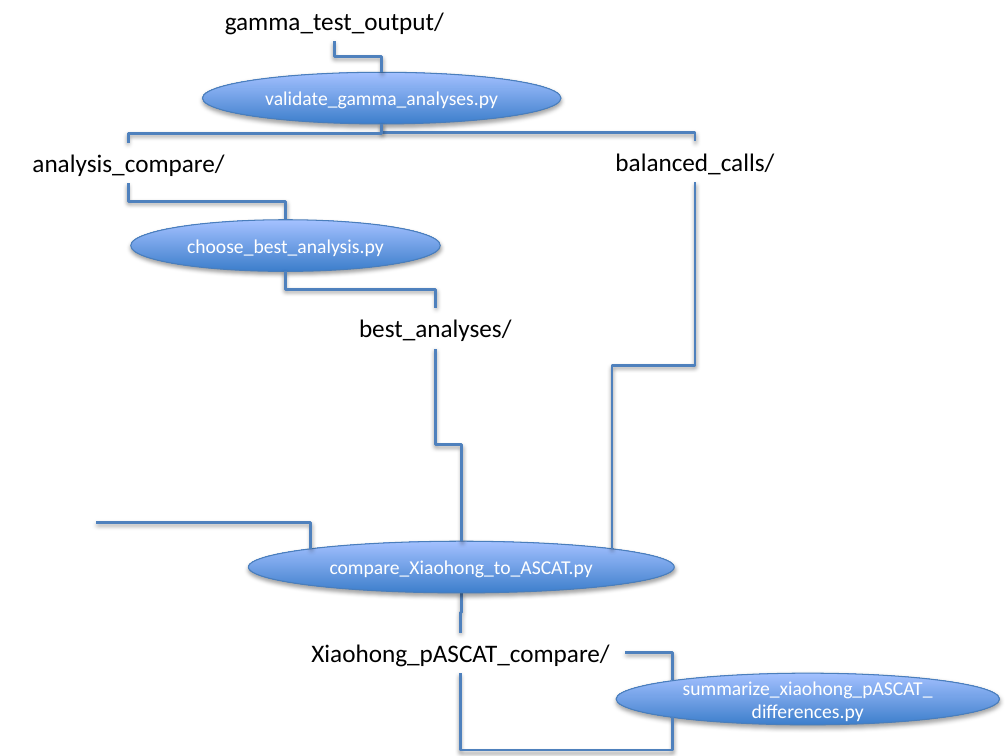
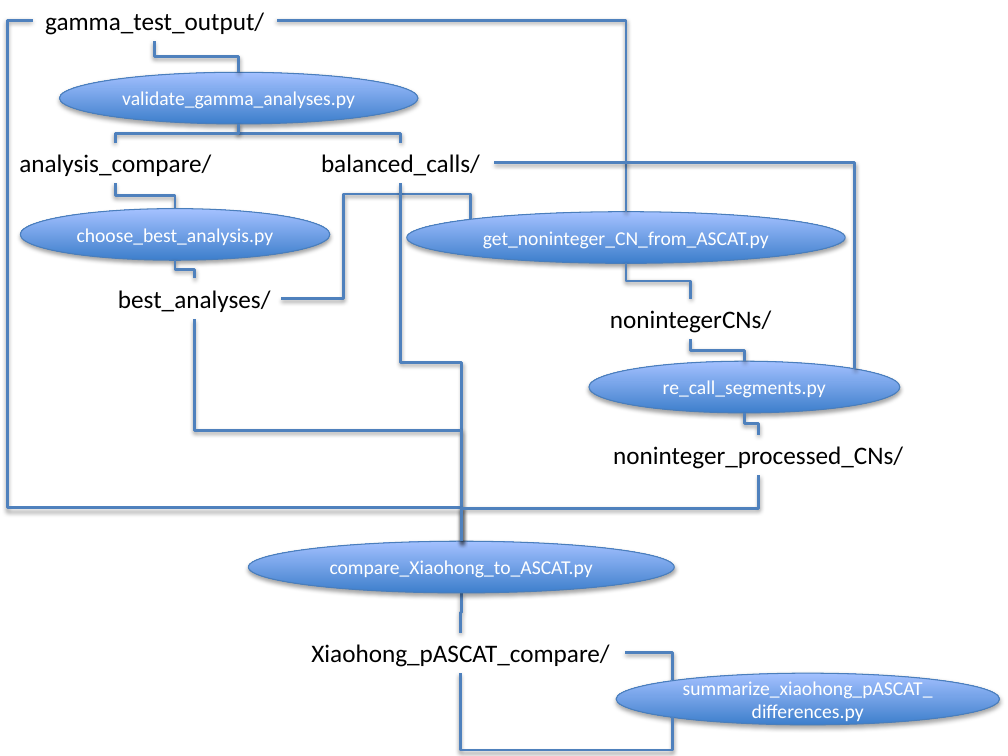
Before and after one commit to luciansmith/kuhner-python, a slide deck: slide 2 of Python program structure.pptx. Drawn at 1008x756 pixels with LibreOffice and Linux fonts; fonts in the diff are those of the drawing. Boxes give left, top, right and bottom in pixels: in the first picture for what was removed or moved away, otherwise in the second. Text is boxed around its words. In the diff, an @@ line names an element or a change of style, - is before the commit and + after.

```diff
--- a/Python program structure.pptx
+++ b/Python program structure.pptx
@@ elbow line added from (462, 541) to (33, 20), #4F81BD 2 pt @@
@@ text "gamma_test_output/": place and size @@
-text "gamma_test_output/" at bbox=[225, 12, 444, 35]
+text "gamma_test_output/" at bbox=[45, 12, 264, 35]
@@ elbow line added from (626, 212) to (277, 20), #4F81BD 2 pt @@
@@ elbow line moved from (382, 73) - (335, 40) to (239, 73) - (155, 40) @@
@@ ellipse "validate_gamma_analyses.py": place and size @@
-ellipse "validate_gamma_analyses.py" at bbox=[203, 73, 561, 124]
+ellipse "validate_gamma_analyses.py" at bbox=[59, 73, 418, 124]
@@ text "analysis_compare/": place and size @@
-text "analysis_compare/" at bbox=[32, 154, 224, 176]
+text "analysis_compare/" at bbox=[19, 154, 211, 176]
@@ elbow line moved from (382, 124) - (129, 142) to (239, 124) - (116, 142) @@
@@ elbow line moved from (382, 124) - (695, 141) to (239, 124) - (400, 142) @@
@@ text "balanced_calls/": place and size @@
-text "balanced_calls/" at bbox=[615, 153, 774, 175]
+text "balanced_calls/" at bbox=[321, 154, 480, 176]
@@ elbow line added from (855, 369) to (494, 163), #4F81BD 2 pt @@
@@ ellipse "choose_best_analysis.py": place and size @@
-ellipse "choose_best_analysis.py" at bbox=[131, 220, 440, 271]
+ellipse "choose_best_analysis.py" at bbox=[20, 209, 330, 260]
@@ elbow line moved from (285, 220) - (129, 183) to (175, 209) - (116, 183) @@
@@ elbow line moved from (310, 548) - (96, 523) to (471, 220) - (281, 298) @@
@@ elbow line moved from (612, 548) - (695, 182) to (462, 541) - (400, 183) @@
@@ ellipse added at bbox=[406, 212, 845, 263], fill gradient #3F80CE to #A4C4FF, outline #4B7EBC 0.75 pt, 14 pt, text #FFFFFF @@
+get_noninteger_CN_from_ASCAT.py
@@ elbow line moved from (435, 307) - (285, 271) to (195, 278) - (175, 260) @@
@@ elbow line added from (690, 298) to (626, 263), #4F81BD 2 pt @@
@@ text "best_analyses/": place and size @@
-text "best_analyses/" at bbox=[359, 319, 512, 341]
+text "best_analyses/" at bbox=[118, 290, 271, 312]
@@ elbow line moved from (462, 541) - (435, 349) to (462, 541) - (195, 320) @@
@@ text added at bbox=[610, 310, 771, 333], 18 pt, text #000000 @@
+nonintegerCNs/
@@ elbow line added from (744, 361) to (690, 340), #4F81BD 2 pt @@
@@ ellipse added at bbox=[589, 361, 900, 412], fill gradient #3F80CE to #A4C4FF, outline #4B7EBC 0.75 pt, 14 pt, text #FFFFFF @@
+re_call_segments.py
@@ elbow line added from (758, 434) to (744, 413), #4F81BD 2 pt @@
@@ text added at bbox=[613, 446, 903, 469], 18 pt, text #000000 @@
+noninteger_processed_CNs/
@@ elbow line added from (462, 541) to (758, 476), #4F81BD 2 pt @@
```
Also in this commit, not shown: 1 slide added.
